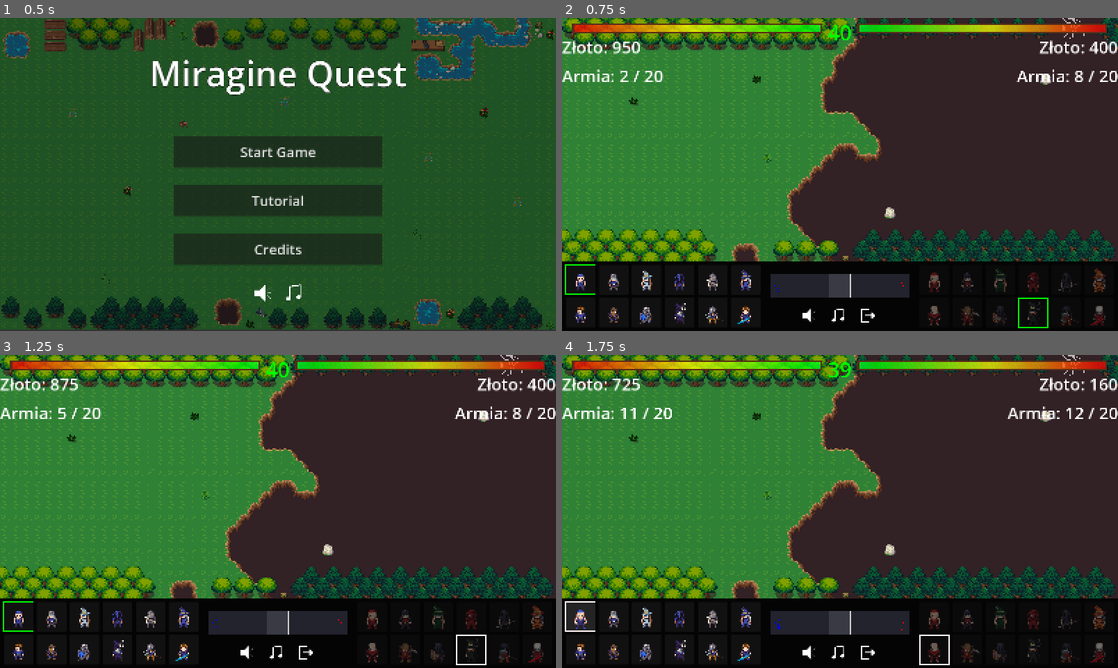
Above: before the commit, frames 1-4 (two rows, left to right).
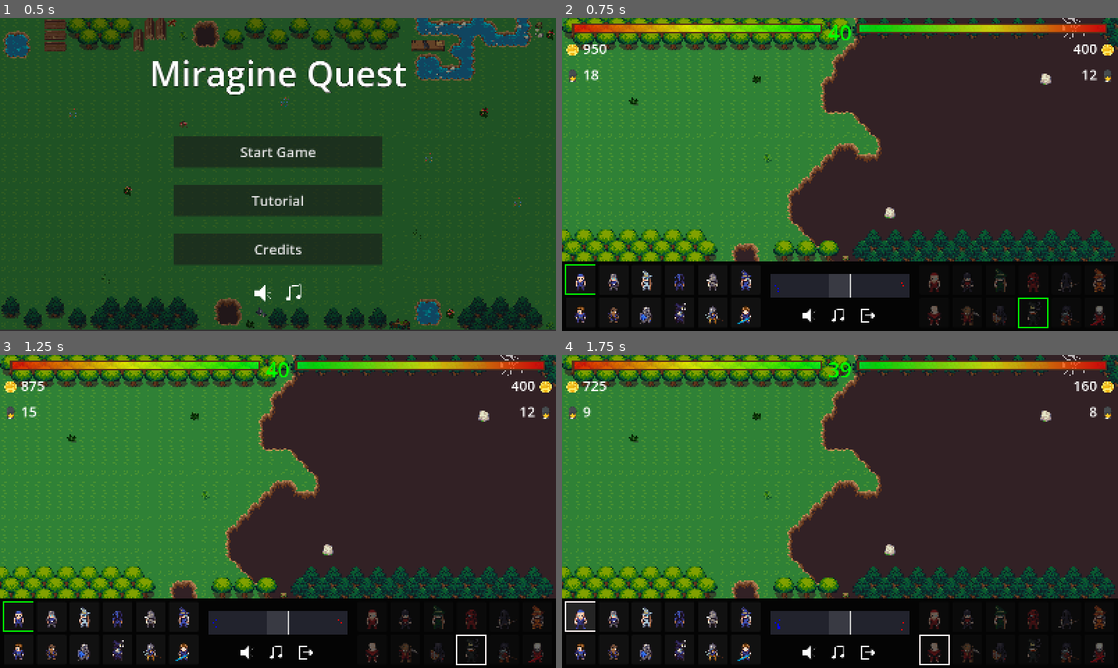
Above: after the commit, the same moments.

Repository: wojmichaluk/miragine-quest
Game: Godot game, scene res://scenes/MainMenu.tscn
Two runs of this game, one before a commit and one after it. Both use one fixed random seed, a clock stepped at 60 frames per second and the inputs below. The engine's default icon, where the game draws it, is replaced by a stand-in: a white triangle on a blue panel in a dark square.
Inputs (mouse positions are in pixels of both pictures, inside the frame that each line leads up to):
- Up to frame 1 (0.5 s): no input
- Up to frame 2 (0.75 s): click "Start Game" at 0.5 s
- Up to frame 3 (1.25 s): no input
- Up to frame 4 (1.75 s): click (578, 617) at 1.25 s

Frame 1 is identical in both runs. In frame 2, 1.3% of the frame differs, in the area x 0-100%, y 7-21%; in frame 3, 1.3%; in frame 4, 1.3%.

Commit message:
Changed text to icons (emojis) in gold and army states

Diff:
--- a/godot-project/data/bases.json
+++ b/godot-project/data/bases.json
@@ -5,7 +5,7 @@
     "hp": 10000,
     "damage": 600,
     "atk_type": "special",
-    "atk_range": 500,
+    "atk_range": 800,
     "idle_row": 2,
     "idle_frames": [0, 1, 2, 3, 4, 5, 6],
     "wide_idle": 0,
@@ -19,7 +19,7 @@
     "hp": 10000,
     "damage": 600,
     "atk_type": "special",
-    "atk_range": 500,
+    "atk_range": 800,
     "idle_row": 2,
     "idle_frames": [0, 1, 2, 3, 4, 5, 6],
     "wide_idle": 0,
--- a/godot-project/scenes/Main.tscn
+++ b/godot-project/scenes/Main.tscn
@@ -543,22 +543,23 @@
 
 [node name="PlayerGold" type="Label" parent="CanvasLayer/UI/Labels" unique_id=735946417]
 layout_mode = 0
-offset_top = 50.0
-offset_right = 250.0
-offset_bottom = 133.0
-theme_override_font_sizes/font_size = 48
+offset_left = 10.0
+offset_top = 60.0
+offset_right = 310.0
+offset_bottom = 135.0
+theme_override_font_sizes/font_size = 40
 
 [node name="EnemyGold" type="Label" parent="CanvasLayer/UI/Labels" unique_id=1092886061]
 layout_mode = 1
 anchors_preset = 1
 anchor_left = 1.0
 anchor_right = 1.0
-offset_left = 1310.0
-offset_top = 50.0
-offset_right = 1560.0
-offset_bottom = 133.0
+offset_left = 1250.0
+offset_top = 60.0
+offset_right = 1550.0
+offset_bottom = 135.0
 grow_horizontal = 0
-theme_override_font_sizes/font_size = 48
+theme_override_font_sizes/font_size = 40
 horizontal_alignment = 2
 
 [node name="TimerLabel" type="Label" parent="CanvasLayer/UI/Labels" unique_id=448844024]
@@ -575,18 +576,19 @@
 
 [node name="PlayerCapacity" type="Label" parent="CanvasLayer/UI/Labels" unique_id=1126935031]
 layout_mode = 0
-offset_top = 133.0
-offset_right = 400.0
-offset_bottom = 216.0
-theme_override_font_sizes/font_size = 48
+offset_left = 10.0
+offset_top = 135.0
+offset_right = 260.0
+offset_bottom = 210.0
+theme_override_font_sizes/font_size = 40
 
 [node name="EnemyCapacity" type="Label" parent="CanvasLayer/UI/Labels" unique_id=764414135]
 layout_mode = 1
-offset_left = 1200.0
-offset_top = 133.0
-offset_right = 1600.0
-offset_bottom = 216.0
-theme_override_font_sizes/font_size = 48
+offset_left = 1340.0
+offset_top = 135.0
+offset_right = 1590.0
+offset_bottom = 210.0
+theme_override_font_sizes/font_size = 40
 horizontal_alignment = 2
 
 [node name="ProgressBars" type="Control" parent="CanvasLayer/UI" unique_id=898078429]
--- a/godot-project/scripts/ui.gd
+++ b/godot-project/scripts/ui.gd
@@ -77,9 +77,9 @@
 
 func update_gold_display(amount: int, is_player: bool):
 	if is_player:
-		$Labels/PlayerGold.text = "Złoto: " + str(amount)
+		$Labels/PlayerGold.text = "🪙 " + str(amount)
 	else:
-		$Labels/EnemyGold.text = "Złoto: " + str(amount)
+		$Labels/EnemyGold.text = str(amount) + " 🪙"
 
 
 func update_timer_display(seconds_left: int, is_shopping: bool):
@@ -94,9 +94,9 @@
 
 func update_weight_display(current: int, maximum: int, is_player: bool):
 	if is_player:
-		$Labels/PlayerCapacity.text = "Armia: " + str(current) + " / " + str(maximum)
+		$Labels/PlayerCapacity.text = "💂 " + str(maximum - current)
 	else:
-		$Labels/EnemyCapacity.text = "Armia: " + str(current) + " / " + str(maximum)
+		$Labels/EnemyCapacity.text = str(maximum - current) + " 💂"
 
 
 func update_base_hp(current: float, maximum: float, is_player: bool):
--- a/godot-project/scripts/unit_info_window.gd
+++ b/godot-project/scripts/unit_info_window.gd
@@ -41,7 +41,7 @@
 	cost_label.text = "🪙 " + str(int(unit_data["cost"]))
 
 	# Weight info
-	weight_label.text = "⚖️ " + str(int(unit_data["weight"]))
+	weight_label.text = "💂 " + str(int(unit_data["weight"]))
 
 	# Attack type info
 	atk_type_label.text = "Rodzaj ataku: " + ("⚔️" if str(unit_data["atk_type"]) == "physical" else "🪄")
